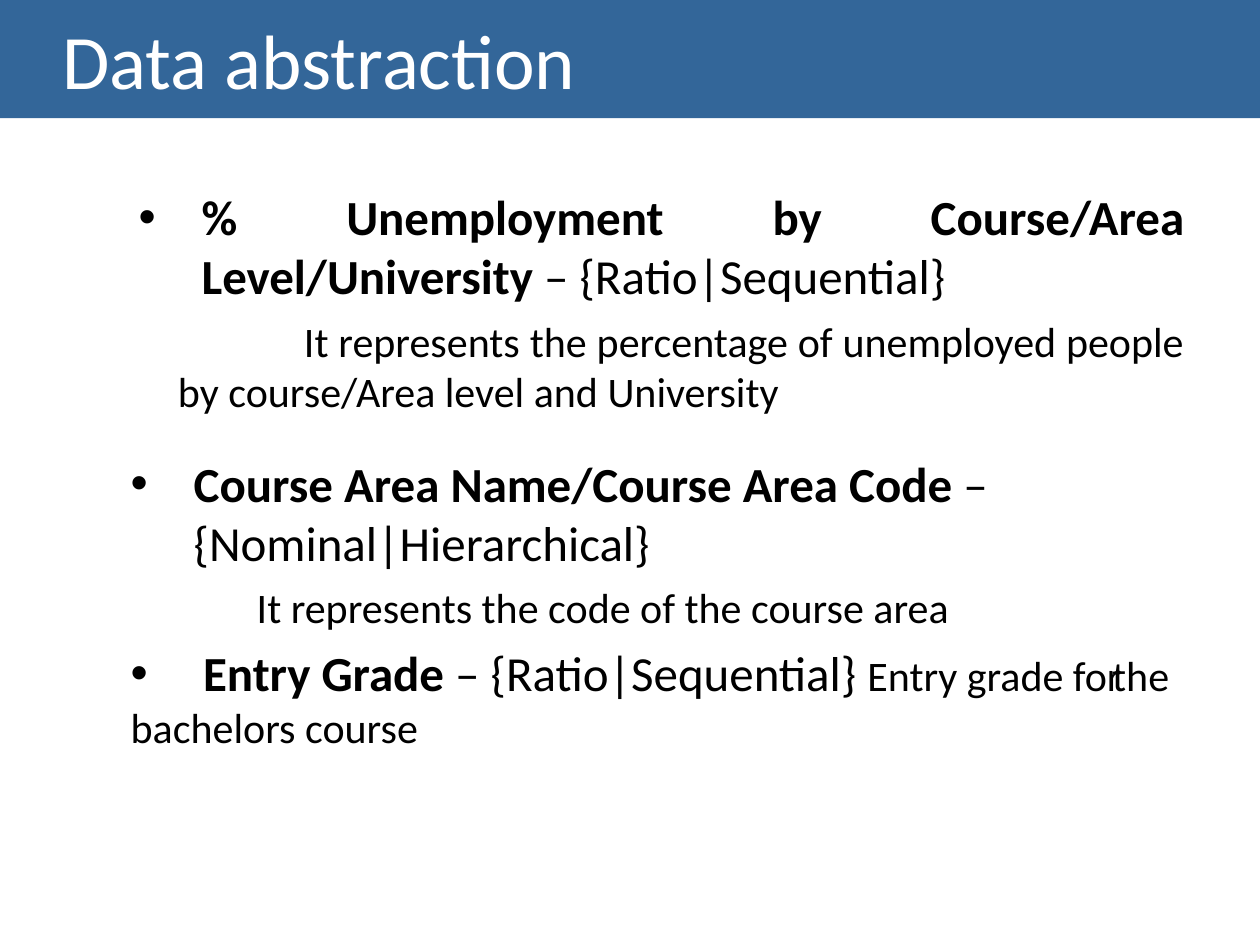
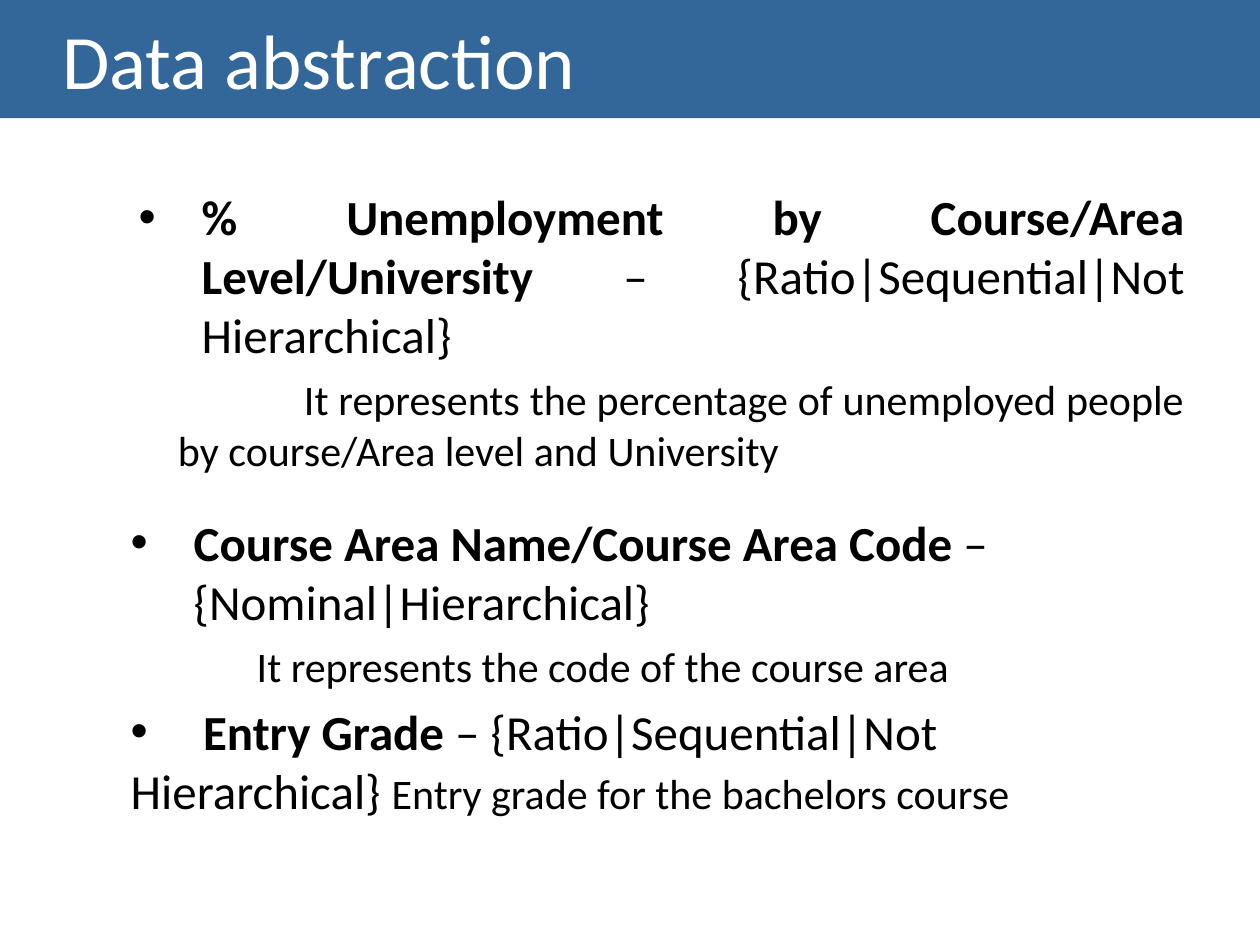
Before and after one commit to Strabox/Higher-Education-Unemployment-Portugal, a slide deck: slide 13 of II-Checkpoint/II-Checkpoint Presentation.pptx. Drawn at 1260x945 pixels with LibreOffice and Linux fonts; fonts in the diff are those of the drawing. Boxes give left, top, right and bottom in pixels: in the first picture for what was removed or moved away, otherwise in the second. Text is boxed around its words. In the diff, an @@ line names an element or a change of style, - is before the commit and + after.

```diff
--- a/II-Checkpoint/II-Checkpoint Presentation.pptx
+++ b/II-Checkpoint/II-Checkpoint Presentation.pptx
@@ text at (x1=346, y1=200, x2=1185, y2=302): text changed @@
-  • % Unemployment by Course/Area Level/University – {Ratio|Sequential}
+  • % Unemployment by Course/Area Level/University – {Ratio|Sequential|Not Hierarchical}
@@ text at (x1=131, y1=714, x2=1009, y2=817): text changed; size 24 to 28 pt @@
-  • Entry Grade – {Ratio|Sequential} Entry grade for the bachelors course
+  • Entry Grade – {Ratio|Sequential|Not Hierarchical} Entry grade for the bachelors course
```
Also in this commit, not shown: 2 other slides changed, 1 other file.
